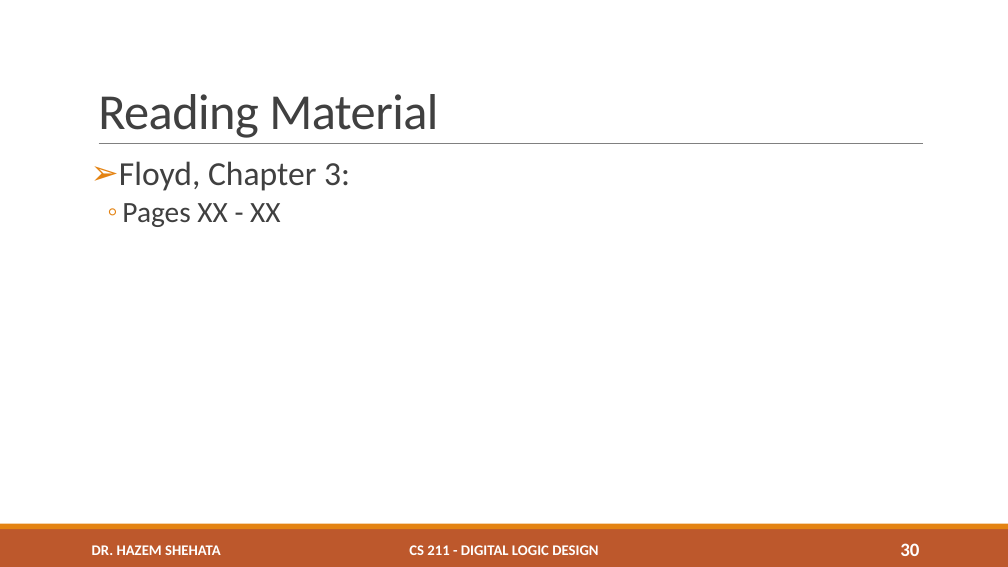
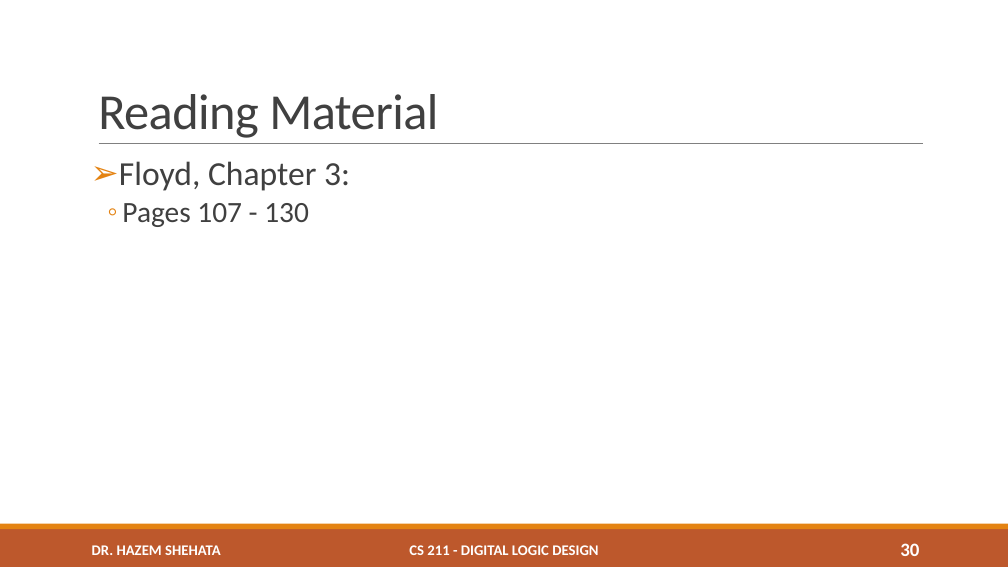
Before and after one commit to hshehata/hshehata.github.io, a slide deck: slide 30 of courses/su/cs211/files/lecture_05.pptx. Drawn at 1008x567 pixels with LibreOffice and Linux fonts; fonts in the diff are those of the drawing; background and template pictures are left out. Boxes give left, top, right and bottom in pixels: in the first picture for what was removed or moved away, otherwise in the second. Text is boxed around its words. In the diff, an @@ line names an element or a change of style, - is before the commit and + after.

```diff
--- a/courses/su/cs211/files/lecture_05.pptx
+++ b/courses/su/cs211/files/lecture_05.pptx
@@ text at <box>122,203,309,227</box>: text changed @@
-  ◦ Pages XX - XX
+  ◦ Pages 107 - 130
```
Also in this commit, not shown: 1 other slide changed, 2 other files.
